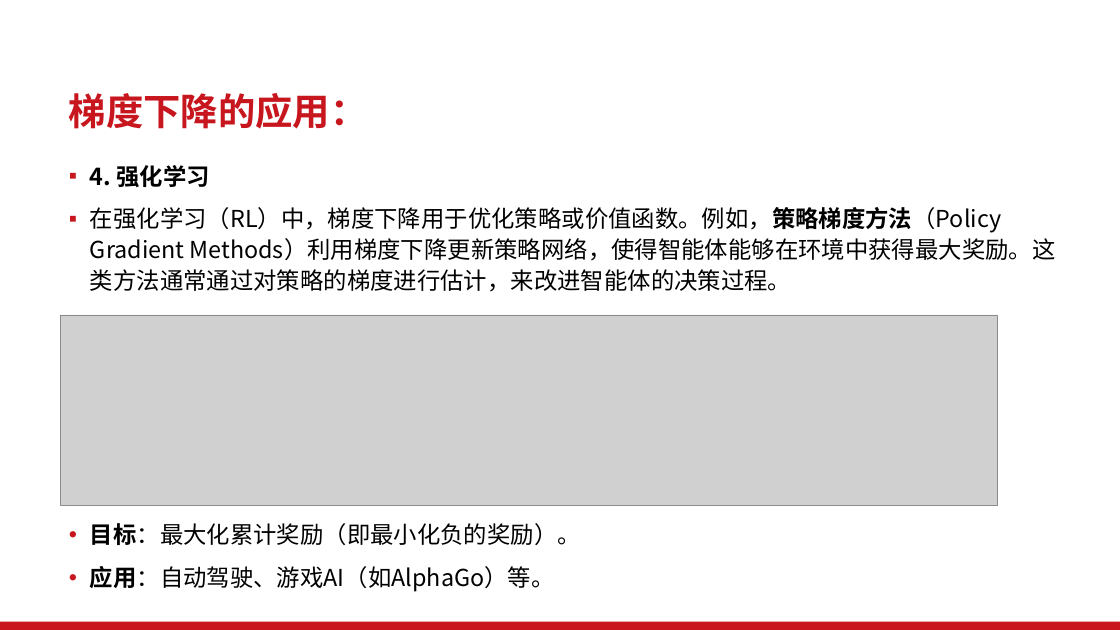
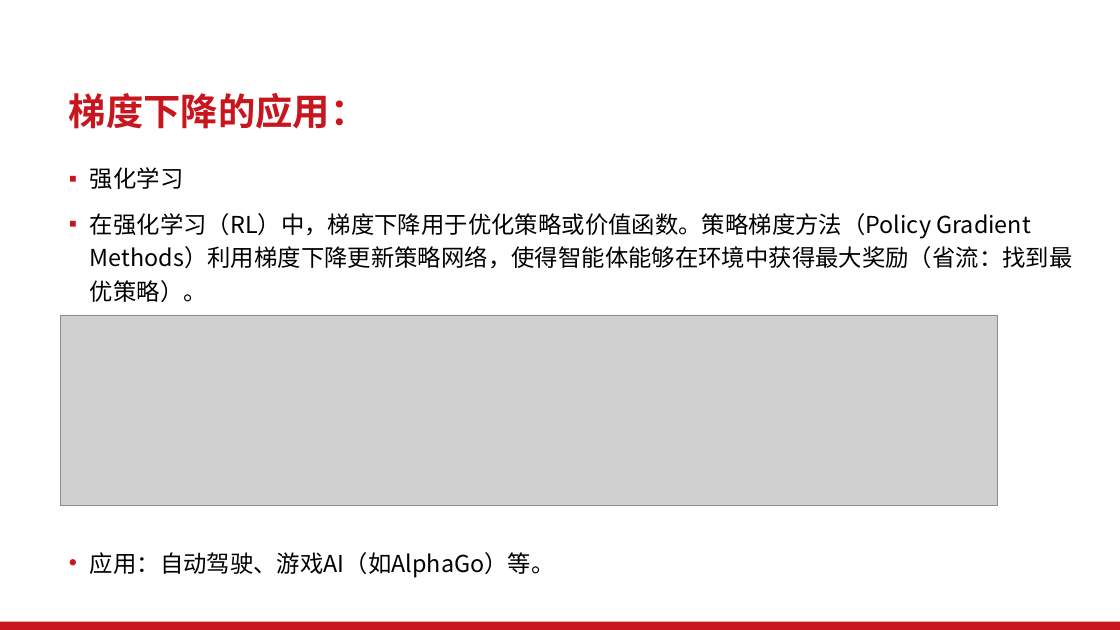
Before and after one commit to Vitalrubbish/Project-for-CS1950, a slide deck: slide 28 of 伟大思想报告PPT(加入历史与应用).pptx (slide 27 before the commit). Drawn at 1120x630 pixels with LibreOffice and Linux fonts; fonts in the diff are those of the drawing; grey boxes stand for pictures; background and template pictures are left out. Boxes give left, top, right and bottom in pixels: in the first picture for what was removed or moved away, otherwise in the second. Text is boxed around its words. In the diff, an @@ line names an element or a change of style, - is before the commit and + after.

```diff
--- a/伟大思想报告PPT(加入历史与应用).pptx
+++ b/伟大思想报告PPT(加入历史与应用).pptx
@@ text at [90, 167, 1073, 302]: text changed @@
-▪ 4. 强化学习
-▪ 在强化学习（RL）中，梯度下降用于优化策略或价值函数。例如，策略梯度方法（Policy Gradient Methods）利用梯度下降更新策略网络，使得智能体能够在环境中获得最大奖励。这类方法通常通过对策略的梯度进行估计，来改进智能体的决策过程。
-• 目标：最大化累计奖励（即最小化负的奖励）。
+▪ 强化学习
+▪ 在强化学习（RL）中，梯度下降用于优化策略或价值函数。策略梯度方法（Policy Gradient Methods）利用梯度下降更新策略网络，使得智能体能够在环境中获得最大奖励（省流：找到最优策略）。
@@ text at [90, 552, 555, 578]: bold off in "应用：自动驾驶、游戏AI（如AlphaGo）等。"; line spacing 1.1 to 1.2 @@
```
Also in this commit, not shown: 8 other slides changed, 1 slide added.
